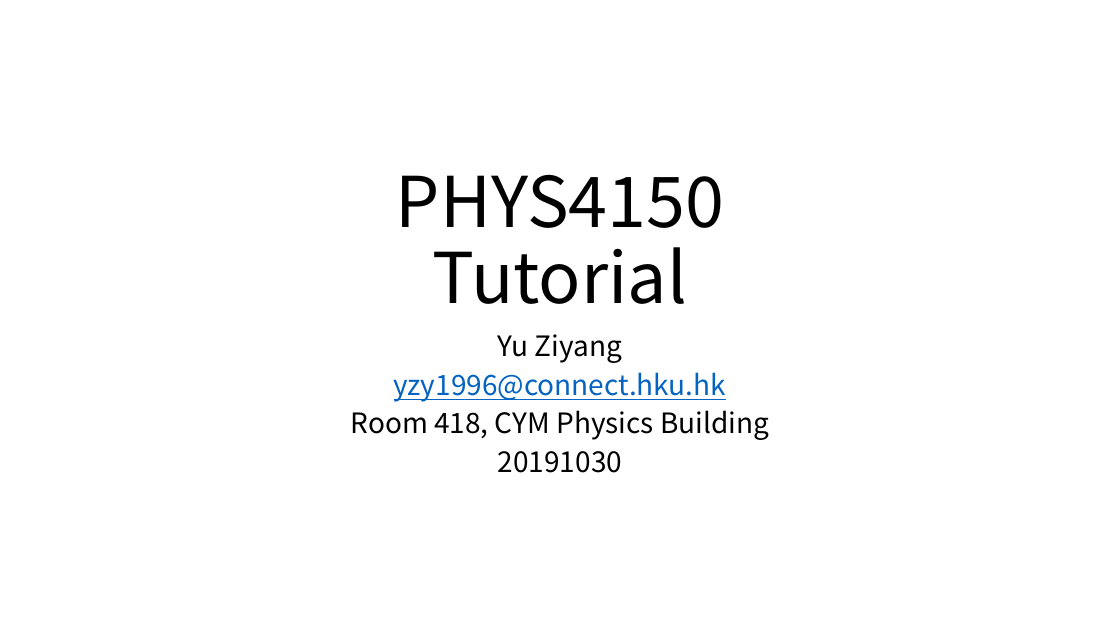
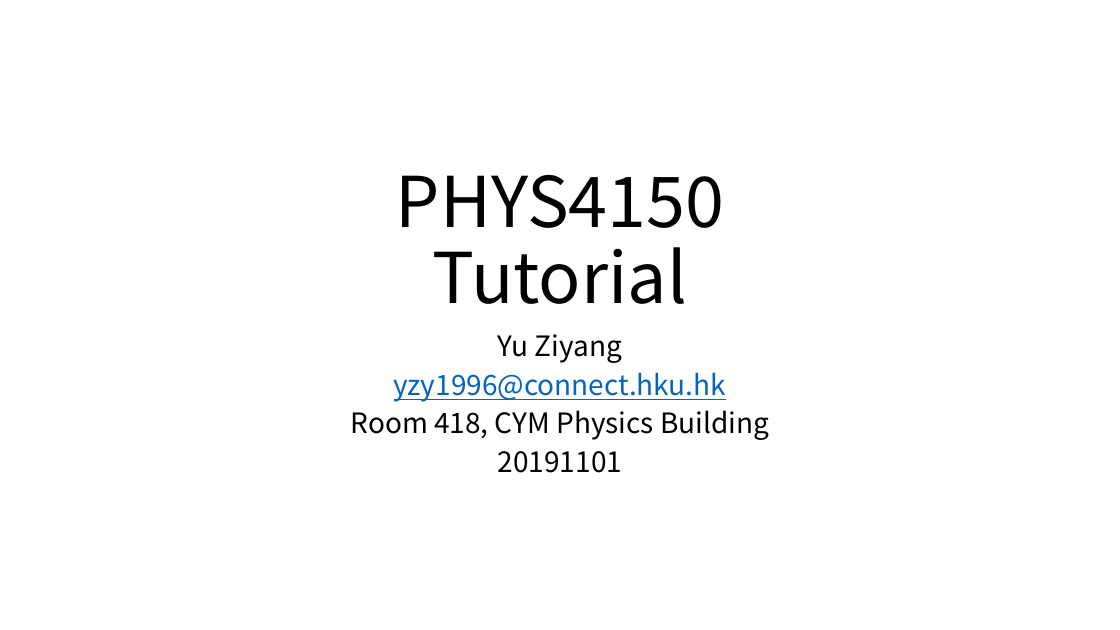
Before and after one commit to scarecrowyu/PHYS4150-2019, a slide deck: slide 1 of Tutorial_material/20191101/20191101.pptx. Drawn at 1120x630 pixels with LibreOffice and Linux fonts; fonts in the diff are those of the drawing. Boxes give left, top, right and bottom in pixels: in the first picture for what was removed or moved away, otherwise in the second. Text is boxed around its words. In the diff, an @@ line names an element or a change of style, - is before the commit and + after.

```diff
--- a/Tutorial_material/20191101/20191101.pptx
+++ b/Tutorial_material/20191101/20191101.pptx
@@ subtitle at (498,451,622,473): text changed @@
-20191030
+20191101
```
Also in this commit, not shown: 1 other slide changed, 5 other files.
